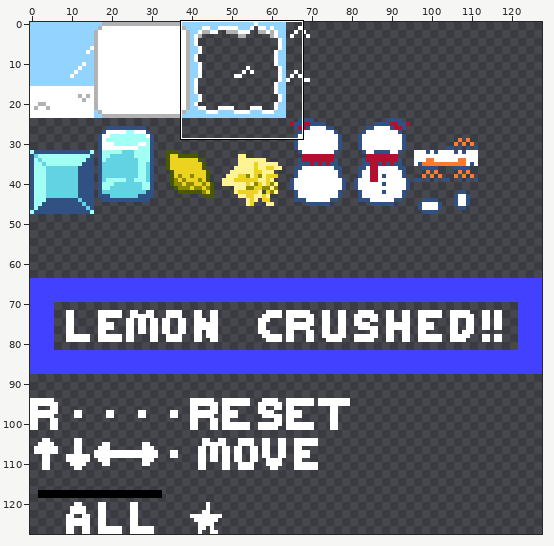
Two versions of one pixel-art file, sprites/spritesheet.aseprite. The first picture is a wide view before the edit; the outline marks the close-up.
Close-up. Before:
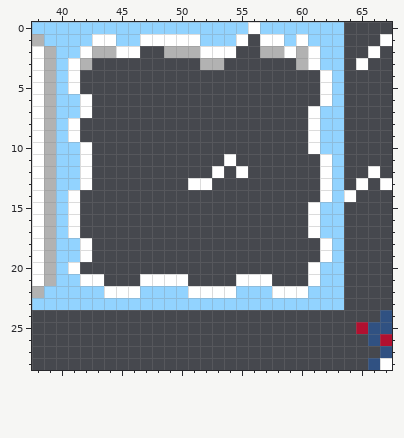
128x128 pixels, 1 frame. Shown: x 38..67, y 0..28.
The same view after the edit:
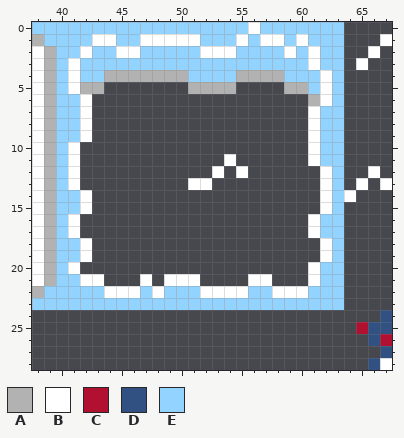
Palette (. is transparent): A #b2b2b2  B #ffffff  C #b21030  D #305182  E #92d3ff
Change:
--- layer "Layer 1"
@@ x 38..67 @@
  0 EEEEEEEEEEEEEEEEEEBEEEEEEE....
- 1 AEEEEBBEEBBBBBEEEB.BBEBEEE...B
- 2 BAEEBAABB..AAABBB..AABABEE..B.
- 3 BAEBA.........AA......ABEE.B..
- 4 BAEB....................BE....
- 5 BAEB....................BE....
- 6 BAEEB...................BE....
+ 1 AEEEEBBEEBBBBBEEEBEBBEBEEE...B
+ 2 BAEEBEEBBEEEEEBBBEEEEBEBEE..B.
+ 3 BAEBEEEEEEEEEEEEEEEEEEEBEE.B..
+ 4 BAEBEEAAAAAAAEEEEAAAAEEEBE....
+ 5 BAEBAA.......AAAA....AAEBE....
+ 6 BAEEB..................ABE....
  7 BAEEB..................BEE....
- 8 BAEB...................BEE....
- 9 BAEB...................BEE....
-10 BAEEB..................BEE....
-11 BAEEB...........B.......BE....
-12 BAEEB..........B.B......BE..B.
-13 BAEEB........BB.........BE.B.B
-14 BAEB....................BEB...
-15 BAEB...................BEE....
+ 8 BAEEB..................BEE....
+ 9 BAEEB..................BEE....
+10 BAEB...................BEE....
+11 BAEB............B......BEE....
+12 BAEB...........B.B......BE..B.
+13 BAEB.........BB.........BE.B.B
+14 BAEEB...................BEB...
+15 BAEEB...................BE....
 16 BAEB...................BEE....
@@ x 46..57 @@
 20 ............
-21 .BBBB....BBB
-22 BEEEEBBBBEEE
+21 .B.BBB....BB
+22 BEBEEEBBBBEE
 23 EEEEEEEEEEEE
Changed places in both close-ups, as pixel boxes (x1, y1, x2, y2):
changed: (68, 34, 332, 214)
changed: (152, 274, 248, 298)
